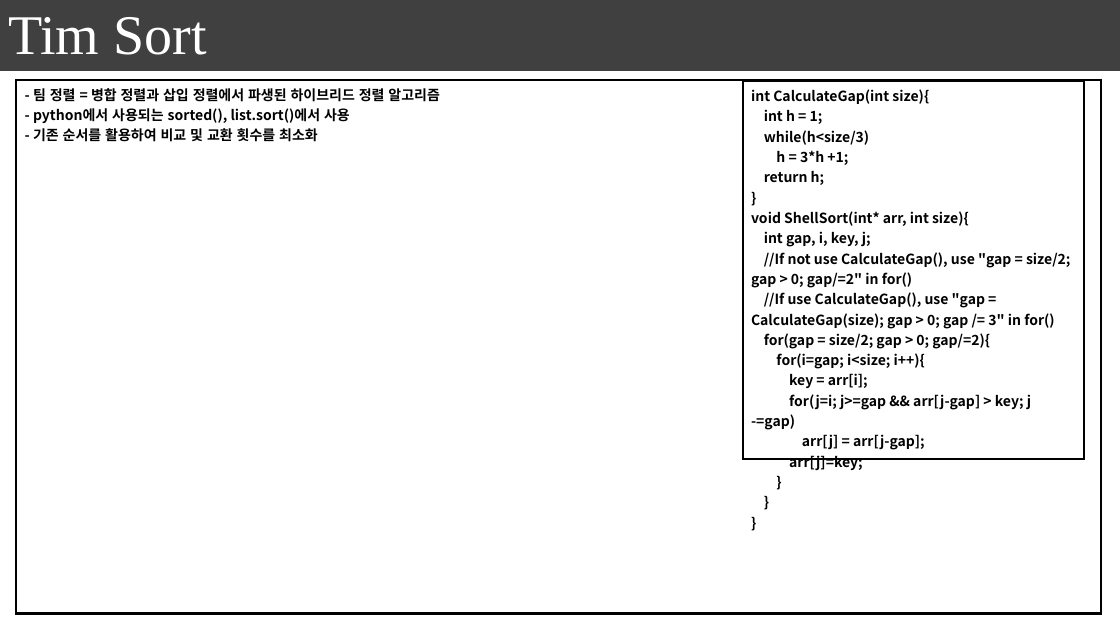
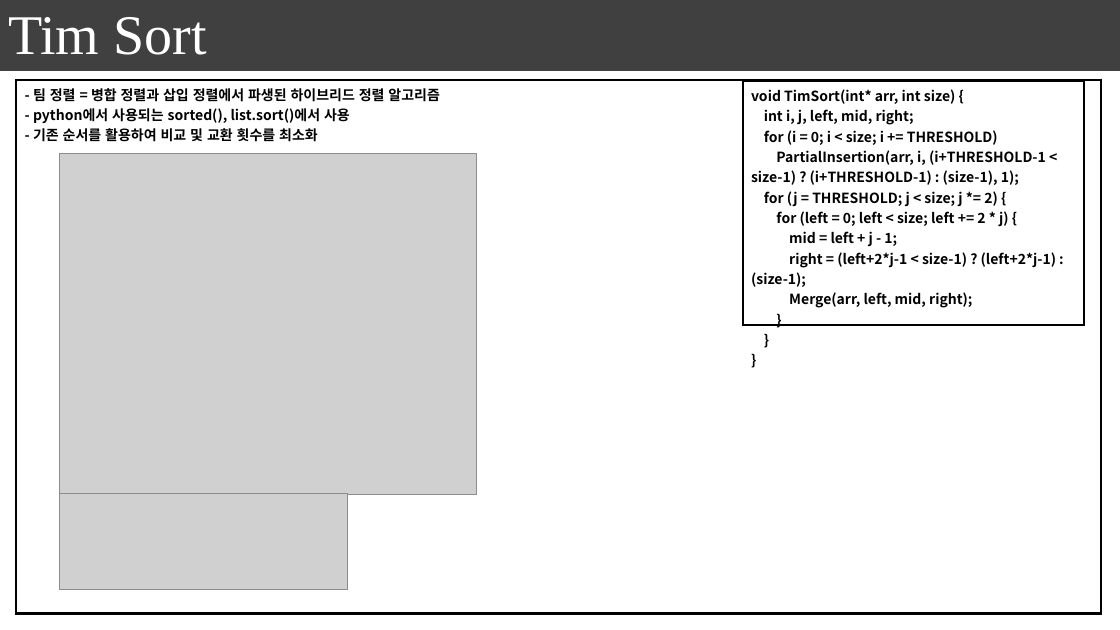
Before and after one commit to seonghokim/Study, a slide deck: slide 8 of Algorithm in c.pptx. Drawn at 1120x630 pixels with LibreOffice and Linux fonts; fonts in the diff are those of the drawing; grey boxes stand for pictures. Boxes give left, top, right and bottom in pixels: in the first picture for what was removed or moved away, otherwise in the second. Text is boxed around its words. In the diff, an @@ line names an element or a change of style, - is before the commit and + after.

```diff
--- a/Algorithm in c.pptx
+++ b/Algorithm in c.pptx
@@ table at box(743, 82, 1084, 325) @@
@@ row 1, column 1: "int CalculateGap(int size){ / int h = 1; / while(h<size/3) / h = 3*h +1; / return h; / } / void ShellSort(int* arr, int size){ / int gap, i, key, j; / //If not use CalculateGap(), use "gap = size/2; gap > 0; gap/=2" in for() / //If use CalculateGap(), use "gap = CalculateGap(size); gap > 0; gap /= 3" in for() / for(gap = size/2; gap > 0; gap/=2){ / for(i=gap; i<size; i++){ / key = arr[i]; / for(j=i; j>=gap && arr[j-gap] > key; j -=gap) / arr[j] = arr[j-gap]; / arr[j]=key; / } / } / }" to "void TimSort(int* arr, int size) { / int i, j, left, mid, right; / for (i = 0; i < size; i += THRESHOLD) / PartialInsertion(arr, i, (i+THRESHOLD-1 < size-1) ? (i+THRESHOLD-1) : (size-1), 1); / for (j = THRESHOLD; j < size; j *= 2) { / for (left = 0; left < size; left += 2 * j) { / mid = left + j - 1; / right = (left+2*j-1 < size-1) ? (left+2*j-1) : (size-1); / Merge(arr, left, mid, right); / } / } / }" @@
@@ picture added at box(60, 154, 477, 495) @@
@@ picture added at box(60, 494, 348, 590) @@
```
Also in this commit, not shown: 1 other slide changed, 10 slides added, 2 other files.
